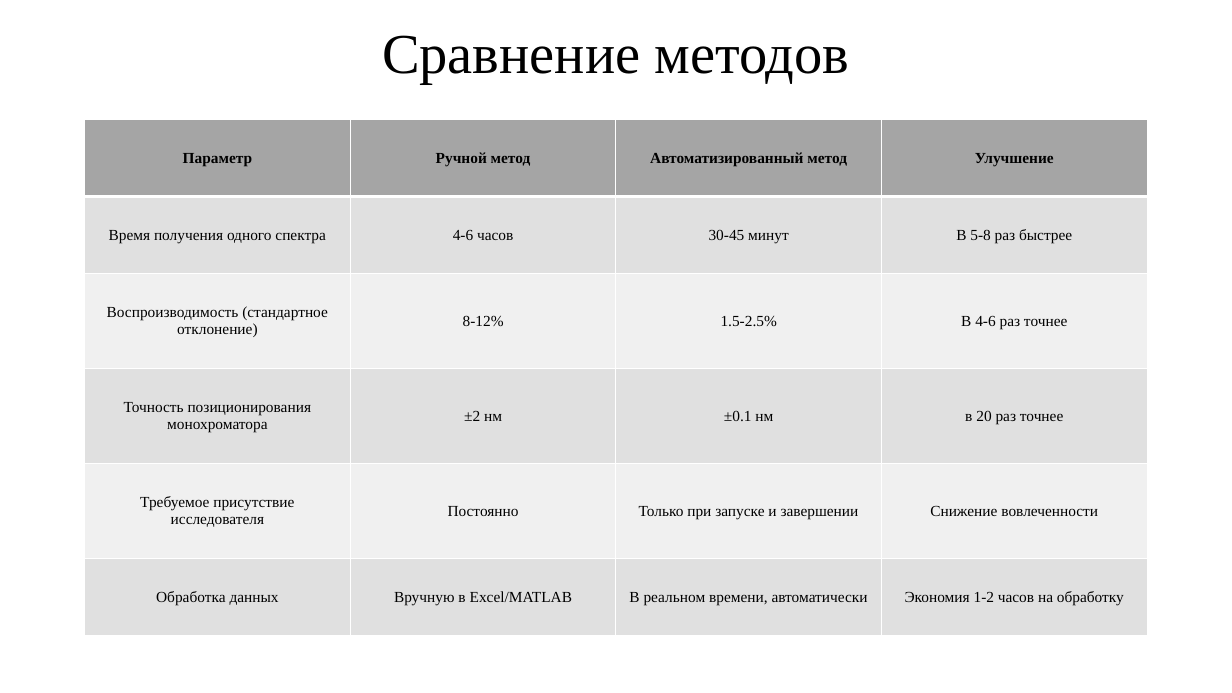
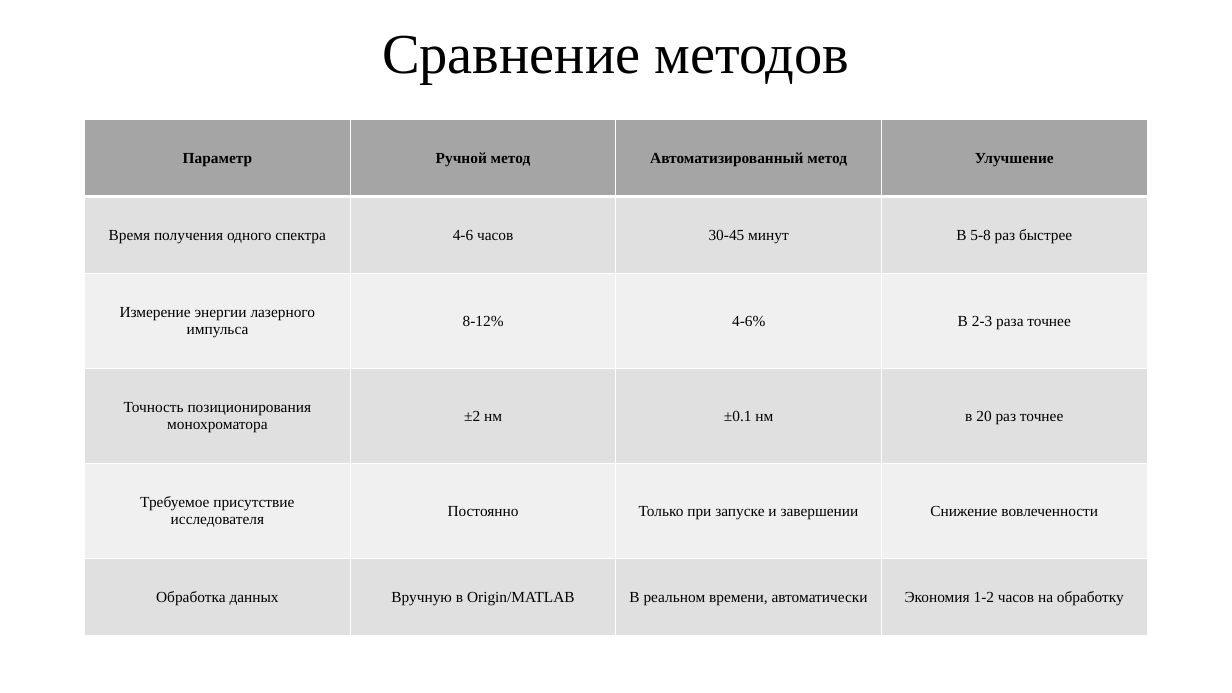
Before and after one commit to KeroDeep/Education, a slide deck: slide 11 of Novosibirsk_State_University/Дипломная работа/Зачет.pptx (slide 10 before the commit). Drawn at 1232x693 pixels with LibreOffice and Linux fonts; fonts in the diff are those of the drawing. Boxes give left, top, right and bottom in pixels: in the first picture for what was removed or moved away, otherwise in the second. Text is boxed around its words. In the diff, an @@ line names an element or a change of style, - is before the commit and + after.

```diff
--- a/Novosibirsk_State_University/Дипломная работа/Зачет.pptx
+++ b/Novosibirsk_State_University/Дипломная работа/Зачет.pptx
@@ table at (85, 119, 1150, 636) @@
-row 3: Воспроизводимость (стандартное отклонение) | 8-12% | 1.5-2.5% | В 4-6 раз точнее
+row 3: Измерение энергии лазерного импульса | 8-12% | 4-6% | В 2-3 раза точнее
-row 6, column 2: Вручную в Excel/MATLAB
+row 6, column 2: Вручную в Origin/MATLAB
```
Also in this commit, not shown: 7 other slides changed, 1 slide added, 15 other files.
